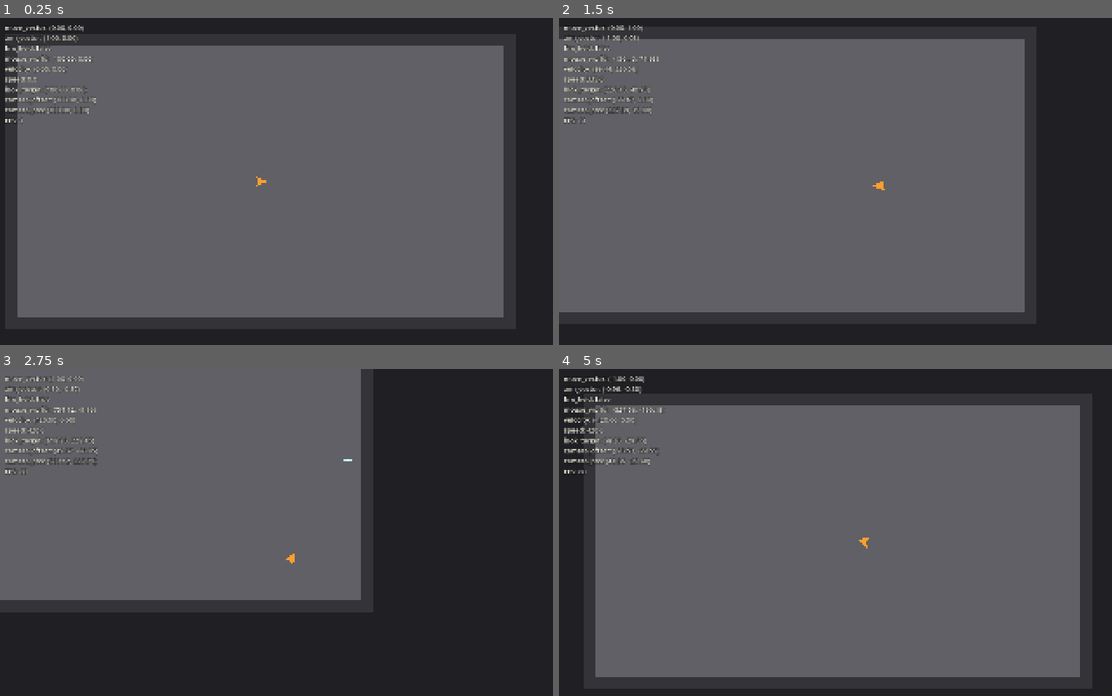
Above: before the commit, frames 1-4 (two rows, left to right).
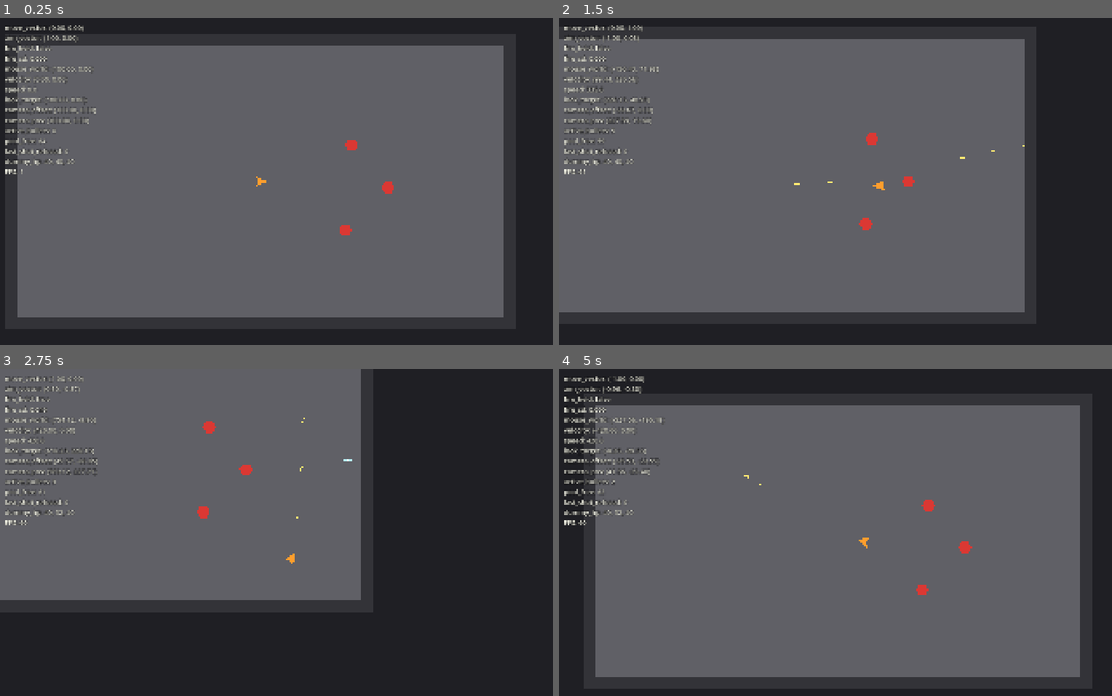
Above: after the commit, the same moments.

Repository: ZhiH2333/WPG
Game: Godot game, scene res://sandbox/combat_sandbox.tscn
Same seed, same stepped clock (60 frames per second), same inputs: the game is played once before the commit and once after it.
Inputs (mouse positions are in pixels of both pictures, inside the frame that each line leads up to):
- Up to frame 1 (0.25 s): no input
- Up to frame 2 (1.5 s): tap Enter at 0.5 s; move the mouse to (979, 165) at 0.52 s; press the mouse at (979, 165) at 0.53 s; hold D (move_right) 0.53-1.28 s; move the mouse to (735, 197) at 1.27 s; release the mouse at (735, 197) at 1.28 s; hold S (move_down) from 1.28 s (still down); click (735, 197) at 1.35 s
- Up to frame 3 (2.75 s): move the mouse to (348, 460) at 2.02 s; release S (move_down) at 2.03 s; press the mouse at (348, 460) at 2.03 s; hold D (move_right) from 2.03 s (still down)
- Up to frame 4 (5 s): move the mouse to (818, 597) at 2.77 s; release D (move_right) at 2.78 s; release the mouse at (818, 597) at 2.78 s; hold W (move_up) 2.78-3.53 s; click (818, 597) at 2.85 s; move the mouse to (1023, 581) at 3.52 s; press the mouse at (1023, 581) at 3.53 s; hold A (move_left) from 3.53 s (still down); move the mouse to (675, 483) at 4.27 s; release the mouse at (675, 483) at 4.28 s; click (675, 483) at 4.35 s

The runs differ from the first frame. In frame 1, 1.3% of the frame differs, in the area x 0-72%, y 11-67%; in frame 2, 1.4%; in frame 3, 1.4%; in frame 4, 1.5%, in the area x 0-75%, y 11-70%.

Commit message:
:sparkles: shoot and enemy

Diff:
--- /dev/null
+++ b/combat/damage_number.gd
@@ -0,0 +1,24 @@
+extends Node2D
+class_name DamageNumber
+
+@export var duration_sec: float = 0.45
+@export var rise_pixels: float = 50.0
+
+var _age_sec: float = 0.0
+var _start_position: Vector2 = Vector2.ZERO
+
+@onready var _label: Label = $Label
+
+func play(amount: int, world_position: Vector2) -> void:
+	_start_position = world_position + Vector2(0.0, -12.0)
+	global_position = _start_position
+	_label.text = str(amount)
+	_age_sec = 0.0
+
+func _process(delta: float) -> void:
+	_age_sec += delta
+	var t: float = clampf(_age_sec / duration_sec, 0.0, 1.0)
+	global_position = _start_position + Vector2(0.0, -rise_pixels * t)
+	modulate.a = 1.0 - t
+	if _age_sec >= duration_sec:
+		queue_free()
--- /dev/null
+++ b/combat/damage_number.tscn
@@ -0,0 +1,20 @@
+[gd_scene load_steps=2 format=3]
+
+[ext_resource type="Script" path="res://combat/damage_number.gd" id="1_number"]
+
+[node name="DamageNumber" type="Node2D"]
+z_index = 40
+script = ExtResource("1_number")
+
+[node name="Label" type="Label" parent="."]
+offset_left = -24.0
+offset_top = -14.0
+offset_right = 24.0
+offset_bottom = 14.0
+mouse_filter = 2
+theme_override_colors/font_color = Color(1, 0.92, 0.55, 1)
+theme_override_colors/font_outline_color = Color(0.08, 0.08, 0.1, 0.9)
+theme_override_constants/outline_size = 4
+horizontal_alignment = 1
+vertical_alignment = 1
+text = "0"
--- a/debug/debug_overlay.gd
+++ b/debug/debug_overlay.gd
@@ -4,6 +4,9 @@
 var _player: Player
 var _player_input: PlayerInput
 var _player_camera: PlayerCamera
+var _pistol: Pistol
+var _pool: ProjectilePool
+var _dummies: Array[DummyTarget] = []
 
 @onready var _label: Label = $Label
 
@@ -17,6 +20,15 @@
 func bind_player_camera(player_camera: PlayerCamera) -> void:
 	_player_camera = player_camera
 
+func bind_pistol(pistol: Pistol) -> void:
+	_pistol = pistol
+
+func bind_projectile_pool(pool: ProjectilePool) -> void:
+	_pool = pool
+
+func bind_dummies(dummies: Array[DummyTarget]) -> void:
+	_dummies = dummies
+
 func _process(_delta: float) -> void:
 	_refresh_label()
 
@@ -29,16 +41,21 @@
 func _compose_status_text() -> String:
 	var fps: int = Engine.get_frames_per_second()
 	var velocity: Vector2 = _read_velocity()
-	return "move_vector: %s\naim_vector: %s\nfire_held: %s\nmouse_world: %s\nvelocity: %s\nspeed: %.1f\nlook_target: %s\ncamera_offset: %s\ncamera_pos: %s\nFPS: %d" % [
+	return "move_vector: %s\naim_vector: %s\nfire_held: %s\nfire_cd: %.3f\nmouse_world: %s\nvelocity: %s\nspeed: %.1f\nlook_target: %s\ncamera_offset: %s\ncamera_pos: %s\nactive_bullets: %d\npool_free: %d\nlast_shot_refused: %d\ndummy_hp: %s\nFPS: %d" % [
 		_format_vector(_player_input.move_vector),
 		_format_vector(_player_input.aim_vector),
 		_player_input.fire_held,
+		_read_fire_cooldown(),
 		_format_vector(_player_input.mouse_world_position),
 		_format_vector(velocity),
 		velocity.length(),
 		_format_vector(_read_look_target()),
 		_format_vector(_read_camera_offset()),
 		_format_vector(_read_camera_position()),
+		_read_active_bullets(),
+		_read_pool_free(),
+		_read_refused(),
+		_format_dummy_hp(),
 		fps,
 	]
 
@@ -62,5 +79,33 @@
 		return Vector2.ZERO
 	return _player_camera.global_position
 
+func _read_fire_cooldown() -> float:
+	if _pistol == null:
+		return 0.0
+	return _pistol.get_cooldown_remaining_sec()
+
+func _read_active_bullets() -> int:
+	if _pool == null:
+		return 0
+	return _pool.get_active_count()
+
+func _read_pool_free() -> int:
+	if _pool == null:
+		return 0
+	return _pool.get_free_count()
+
+func _read_refused() -> int:
+	if _pistol == null:
+		return 0
+	return _pistol.get_refused_count()
+
+func _format_dummy_hp() -> String:
+	if _dummies.is_empty():
+		return "-"
+	var parts: PackedStringArray = PackedStringArray()
+	for dummy: DummyTarget in _dummies:
+		parts.append(str(dummy.get_hp()))
+	return ", ".join(parts)
+
 func _format_vector(value: Vector2) -> String:
 	return "(%.2f, %.2f)" % [value.x, value.y]
--- /dev/null
+++ b/enemies/dummy_target.gd
@@ -0,0 +1,61 @@
+extends StaticBody2D
+class_name DummyTarget
+
+const DAMAGE_NUMBER_SCENE: PackedScene = preload("res://combat/damage_number.tscn")
+const FLASH_DURATION_SEC: float = 0.1
+const ALIVE_COLOR: Color = Color(0.86, 0.22, 0.2, 1)
+const DEAD_COLOR: Color = Color(0.42, 0.42, 0.44, 1)
+
+@export var max_hp: int = 40
+
+var _hp: int = 40
+var _defeated: bool = false
+var _flash_left_sec: float = 0.0
+
+@onready var _visual: Polygon2D = $Visual
+
+func _ready() -> void:
+	collision_layer = GameCollisionLayers.MASK_ENEMY
+	collision_mask = GameCollisionLayers.MASK_NONE
+	_hp = max_hp
+	_visual.color = ALIVE_COLOR
+
+func get_hp() -> int:
+	return _hp
+
+func is_defeated() -> bool:
+	return _defeated
+
+func apply_damage(amount: int, hit_position: Vector2) -> void:
+	if _defeated:
+		return
+	_hp = maxi(0, _hp - amount)
+	_spawn_damage_number(amount, hit_position)
+	_start_flash()
+	if _hp <= 0:
+		_defeat()
+
+func _process(delta: float) -> void:
+	if _flash_left_sec <= 0.0:
+		return
+	_flash_left_sec -= delta
+	if _flash_left_sec <= 0.0:
+		_restore_color()
+
+func _start_flash() -> void:
+	_flash_left_sec = FLASH_DURATION_SEC
+	_visual.modulate = Color(2.2, 2.2, 2.2, 1)
+
+func _restore_color() -> void:
+	_visual.modulate = Color.WHITE
+	if _defeated:
+		_visual.color = DEAD_COLOR
+
+func _defeat() -> void:
+	_defeated = true
+	collision_layer = GameCollisionLayers.MASK_NONE
+
+func _spawn_damage_number(amount: int, hit_position: Vector2) -> void:
+	var number: DamageNumber = DAMAGE_NUMBER_SCENE.instantiate() as DamageNumber
+	get_parent().add_child(number)
+	number.play(amount, hit_position)
--- /dev/null
+++ b/enemies/dummy_target.tscn
@@ -0,0 +1,18 @@
+[gd_scene load_steps=3 format=3]
+
+[ext_resource type="Script" path="res://enemies/dummy_target.gd" id="1_dummy"]
+
+[sub_resource type="CircleShape2D" id="CircleShape2D_dummy"]
+radius = 22.0
+
+[node name="DummyTarget" type="StaticBody2D"]
+collision_layer = 2
+collision_mask = 0
+script = ExtResource("1_dummy")
+
+[node name="CollisionShape2D" type="CollisionShape2D" parent="."]
+shape = SubResource("CircleShape2D_dummy")
+
+[node name="Visual" type="Polygon2D" parent="."]
+color = Color(0.86, 0.22, 0.2, 1)
+polygon = PackedVector2Array(22, 0, 11, 19, -11, 19, -22, 0, -11, -19, 11, -19)
--- a/player/player.gd
+++ b/player/player.gd
@@ -1,18 +1,30 @@
-## 加速度移动 + 瞄准朝向。根节点不旋转；Visual 只跟 aim_vector。相机不写在 Player 里。
+## 加速度移动 + 瞄准朝向。枪口在 Visual 上；开火逻辑在 Pistol，不写在本脚本。
 extends CharacterBody2D
 class_name Player
 
 @onready var _player_input: PlayerInput = $PlayerInput
 @onready var _player_motor: PlayerMotor = $PlayerMotor
 @onready var _visual: Node2D = $Visual
+@onready var _muzzle: Marker2D = $Visual/Muzzle
+@onready var _pistol: Pistol = $Pistol
 
 func _ready() -> void:
 	motion_mode = MOTION_MODE_FLOATING
 	collision_layer = GameCollisionLayers.MASK_PLAYER
 	collision_mask = GameCollisionLayers.MASK_WALL
+	_pistol.bind_player_input(_player_input)
 
 func get_player_input() -> PlayerInput:
 	return _player_input
+
+func get_pistol() -> Pistol:
+	return _pistol
+
+func get_muzzle_global_position() -> Vector2:
+	return _muzzle.global_position
+
+func bind_projectile_pool(pool: ProjectilePool) -> void:
+	_pistol.bind_projectile_pool(pool)
 
 func _process(_delta: float) -> void:
 	_face_aim()
--- a/player/player.tscn
+++ b/player/player.tscn
@@ -1,8 +1,9 @@
-[gd_scene load_steps=4 format=3]
+[gd_scene load_steps=5 format=3]
 
 [ext_resource type="Script" path="res://player/player.gd" id="1_player"]
 [ext_resource type="Script" path="res://player/player_input.gd" id="2_input"]
 [ext_resource type="Script" path="res://player/player_motor.gd" id="3_motor"]
+[ext_resource type="Script" path="res://weapons/pistol.gd" id="4_pistol"]
 
 [sub_resource type="CircleShape2D" id="CircleShape2D_body"]
 radius = 20.0
@@ -20,8 +21,14 @@
 color = Color(1, 0.62, 0.18, 1)
 polygon = PackedVector2Array(24, 0, -16, -18, -8, 0, -16, 18)
 
+[node name="Muzzle" type="Marker2D" parent="Visual"]
+position = Vector2(28, 0)
+
 [node name="PlayerInput" type="Node" parent="."]
 script = ExtResource("2_input")
 
 [node name="PlayerMotor" type="Node" parent="."]
 script = ExtResource("3_motor")
+
+[node name="Pistol" type="Node" parent="."]
+script = ExtResource("4_pistol")
--- a/sandbox/combat_sandbox.gd
+++ b/sandbox/combat_sandbox.gd
@@ -1,5 +1,8 @@
 extends Node2D
 class_name CombatSandbox
+
+const PROJECTILE_SCENE: PackedScene = preload("res://weapons/projectile.tscn")
+const POOL_CAPACITY: int = 64
 
 ## 只有鼠标在窗口内且窗口有焦点时才藏系统光标，避免出窗后桌面丢指针。
 var _mouse_inside_window: bool = true
@@ -9,6 +12,8 @@
 @onready var _player_camera: PlayerCamera = $PlayerCamera
 @onready var _aim_reticle: AimReticle = $AimReticle
 @onready var _debug_overlay: DebugOverlay = $DebugOverlay
+@onready var _projectiles: ProjectilePool = $Projectiles
+@onready var _dummy_targets: Node2D = $DummyTargets
 
 func _ready() -> void:
 	_apply_wall_layers()
@@ -21,10 +26,23 @@
 
 func _bind_runtime() -> void:
 	var player_input: PlayerInput = _player.get_player_input()
+	_projectiles.setup(_projectiles, PROJECTILE_SCENE, POOL_CAPACITY)
+	_player.bind_projectile_pool(_projectiles)
 	_player_camera.bind_player(_player)
 	_aim_reticle.bind_player_input(player_input)
 	_debug_overlay.bind_player(_player)
 	_debug_overlay.bind_player_camera(_player_camera)
+	_debug_overlay.bind_pistol(_player.get_pistol())
+	_debug_overlay.bind_projectile_pool(_projectiles)
+	_debug_overlay.bind_dummies(_collect_dummies())
+
+func _collect_dummies() -> Array[DummyTarget]:
+	var dummies: Array[DummyTarget] = []
+	for child: Node in _dummy_targets.get_children():
+		var dummy: DummyTarget = child as DummyTarget
+		if dummy != null:
+			dummies.append(dummy)
+	return dummies
 
 func _bind_window_cursor() -> void:
 	var window: Window = get_window()
--- a/sandbox/combat_sandbox.tscn
+++ b/sandbox/combat_sandbox.tscn
@@ -1,10 +1,12 @@
-[gd_scene load_steps=7 format=3]
+[gd_scene load_steps=9 format=3]
 
 [ext_resource type="Script" path="res://sandbox/combat_sandbox.gd" id="1_sandbox"]
 [ext_resource type="PackedScene" path="res://player/player.tscn" id="2_player"]
 [ext_resource type="PackedScene" path="res://debug/debug_overlay.tscn" id="3_debug"]
 [ext_resource type="PackedScene" path="res://camera/player_camera.tscn" id="4_camera"]
 [ext_resource type="PackedScene" path="res://camera/aim_reticle.tscn" id="5_reticle"]
+[ext_resource type="Script" path="res://weapons/projectile_pool.gd" id="6_pool"]
+[ext_resource type="PackedScene" path="res://enemies/dummy_target.tscn" id="7_dummy"]
 
 [sub_resource type="RectangleShape2D" id="RectangleShape2D_hwall"]
 size = Vector2(1680, 40)
@@ -69,6 +71,20 @@
 color = Color(0.2, 0.2, 0.22, 1)
 polygon = PackedVector2Array(-20, -490, 20, -490, 20, 490, -20, 490)
 
+[node name="DummyTargets" type="Node2D" parent="."]
+
+[node name="DummyTarget1" parent="DummyTargets" instance=ExtResource("7_dummy")]
+position = Vector2(300, -120)
+
+[node name="DummyTarget2" parent="DummyTargets" instance=ExtResource("7_dummy")]
+position = Vector2(420, 20)
+
+[node name="DummyTarget3" parent="DummyTargets" instance=ExtResource("7_dummy")]
+position = Vector2(280, 160)
+
+[node name="Projectiles" type="Node2D" parent="."]
+script = ExtResource("6_pool")
+
 [node name="Player" parent="." instance=ExtResource("2_player")]
 
 [node name="PlayerCamera" parent="." instance=ExtResource("4_camera")]
--- /dev/null
+++ b/weapons/pistol.gd
@@ -0,0 +1,79 @@
+extends Node
+class_name Pistol
+
+## 射速间隔，秒。用时间戳开火，不用 Timer 节点。
+@export var fire_interval: float = 0.18
+## 弹速，像素/秒。
+@export var projectile_speed: float = 980.0
+## 单发伤害。准、快、伤害低。
+@export var damage: int = 8
+## 子弹存活秒数。
+@export var lifetime: float = 0.9
+
+var _player_input: PlayerInput
+var _pool: ProjectilePool
+var _player: Player
+var _next_fire_at_msec: int = 0
+var _shot_refused_count: int = 0
+
+func _ready() -> void:
+	_player = get_parent() as Player
+
+func bind_player_input(player_input: PlayerInput) -> void:
+	_player_input = player_input
+
+func bind_projectile_pool(pool: ProjectilePool) -> void:
+	_pool = pool
+
+func get_cooldown_remaining_sec() -> float:
+	var remaining_msec: int = maxi(0, _next_fire_at_msec - Time.get_ticks_msec())
+	return float(remaining_msec) / 1000.0
+
+func get_refused_count() -> int:
+	return _shot_refused_count
+
+func _process(_delta: float) -> void:
+	_ensure_player_input()
+	_tick_fire()
+
+func _ensure_player_input() -> void:
+	if _player_input != null:
+		return
+	if _player == null:
+		_player = get_parent() as Player
+	if _player != null:
+		bind_player_input(_player.get_player_input())
+
+func _tick_fire() -> void:
+	var now_msec: int = Time.get_ticks_msec()
+	if _player_input == null or _pool == null or _player == null:
+		return
+	if not _player_input.fire_held:
+		_next_fire_at_msec = mini(_next_fire_at_msec, now_msec)
+		return
+	if now_msec < _next_fire_at_msec:
+		return
+	_try_fire()
+	_next_fire_at_msec = now_msec + _get_fire_interval_msec()
+
+func _try_fire() -> void:
+	var projectile: Projectile = _pool.acquire()
+	if projectile == null:
+		_shot_refused_count += 1
+		return
+	var direction: Vector2 = _resolve_aim_direction()
+	projectile.reset(
+		_player.get_muzzle_global_position(),
+		direction * projectile_speed,
+		damage,
+		lifetime
+	)
+
+func _resolve_aim_direction() -> Vector2:
+	var aim: Vector2 = _player_input.aim_vector
+	if aim.is_zero_approx():
+		return Vector2.RIGHT
+	return aim.normalized()
+
+func _get_fire_interval_msec() -> int:
+	return maxi(1, int(round(fire_interval * 1000.0)))
--- /dev/null
+++ b/weapons/projectile.gd
@@ -0,0 +1,86 @@
+extends Area2D
+class_name Projectile
+
+## 地板 ±800×±450，出界再给 80px 余量，避免擦边瞬消失。
+const WORLD_BOUNDS := Rect2(Vector2(-880.0, -530.0), Vector2(1760.0, 1060.0))
+
+var _pool: ProjectilePool
+var _in_flight: bool = false
+var _velocity: Vector2 = Vector2.ZERO
+var _damage: int = 0
+var _lifetime_sec: float = 0.9
+var _age_sec: float = 0.0
+var _last_global_position: Vector2 = Vector2.ZERO
+
+func _ready() -> void:
+	collision_layer = GameCollisionLayers.MASK_PLAYER_BULLET
+	collision_mask = GameCollisionLayers.MASK_ENEMY | GameCollisionLayers.MASK_WALL
+	body_entered.connect(_on_body_entered)
+	area_entered.connect(_on_area_entered)
+	park()
+
+func bind_pool(pool: ProjectilePool) -> void:
+	_pool = pool
+
+func is_parked() -> bool:
+	return not _in_flight
+
+func reset(spawn_position: Vector2, flight_velocity: Vector2, damage: int, lifetime_sec: float) -> void:
+	_in_flight = true
+	_damage = damage
+	_lifetime_sec = lifetime_sec
+	_age_sec = 0.0
+	_velocity = flight_velocity
+	global_position = spawn_position
+	_last_global_position = spawn_position
+	rotation = flight_velocity.angle()
+	visible = true
+	monitorable = true
+	monitoring = true
+	set_physics_process(true)
+
+func park() -> void:
+	_in_flight = false
+	_velocity = Vector2.ZERO
+	_age_sec = 0.0
+	visible = false
+	monitoring = false
+	monitorable = false
+	set_physics_process(false)
+
+func _physics_process(delta: float) -> void:
+	if not _in_flight:
+		return
+	_last_global_position = global_position
+	global_position += _velocity * delta
+	_age_sec += delta
+	if _age_sec >= _lifetime_sec:
+		_request_release()
+		return
+	if not WORLD_BOUNDS.has_point(global_position):
+		_request_release()
+
+func _on_body_entered(body: Node) -> void:
+	_handle_hit(body)
+
+func _on_area_entered(area: Area2D) -> void:
+	_handle_hit(area)
+
+func _handle_hit(hit: Node) -> void:
+	if not _in_flight:
+		return
+	global_position = _last_global_position
+	var dummy: DummyTarget = hit as DummyTarget
+	if dummy != null:
+		dummy.apply_damage(_damage, global_position)
+	_request_release()
+
+func _request_release() -> void:
+	if not _in_flight or _pool == null:
+		return
+	_in_flight = false
+	_velocity = Vector2.ZERO
+	set_physics_process(false)
+	visible = false
+	set_deferred("monitoring", false)
+	_pool.call_deferred("release", self)
--- /dev/null
+++ b/weapons/projectile.tscn
@@ -0,0 +1,20 @@
+[gd_scene load_steps=3 format=3]
+
+[ext_resource type="Script" path="res://weapons/projectile.gd" id="1_projectile"]
+
+[sub_resource type="CircleShape2D" id="CircleShape2D_bullet"]
+radius = 5.0
+
+[node name="Projectile" type="Area2D"]
+collision_layer = 4
+collision_mask = 18
+monitoring = false
+monitorable = false
+script = ExtResource("1_projectile")
+
+[node name="CollisionShape2D" type="CollisionShape2D" parent="."]
+shape = SubResource("CircleShape2D_bullet")
+
+[node name="Visual" type="Polygon2D" parent="."]
+color = Color(1, 0.92, 0.45, 1)
+polygon = PackedVector2Array(10, 0, -6, -4, -6, 4)
--- /dev/null
+++ b/weapons/projectile_pool.gd
@@ -0,0 +1,40 @@
+extends Node2D
+class_name ProjectilePool
+
+## 本局弹池，挂在 CombatSandbox/Projectiles 上。禁止 Autoload，禁止打满时删天上的弹。
+var _capacity: int = 0
+var _free: Array[Projectile] = []
+
+func setup(parent: Node, scene: PackedScene, capacity: int) -> void:
+	_capacity = capacity
+	_free.clear()
+	for _i: int in capacity:
+		var projectile: Projectile = scene.instantiate() as Projectile
+		parent.add_child(projectile)
+		projectile.bind_pool(self)
+		projectile.park()
+		_free.append(projectile)
+
+func acquire() -> Projectile:
+	if _free.is_empty():
+		return null
+	return _free.pop_back()
+
+func release(projectile: Projectile) -> void:
+	if projectile == null:
+		return
+	if _free.has(projectile):
+		return
+	projectile.park()
+	if projectile.get_parent() != self:
+		projectile.reparent(self)
+	_free.append(projectile)
+
+func get_capacity() -> int:
+	return _capacity
+
+func get_free_count() -> int:
+	return _free.size()
+
+func get_active_count() -> int:
+	return _capacity - _free.size()
Not shown, added: combat/damage_number.gd.uid
Not shown, added: enemies/dummy_target.gd.uid
Not shown, added: weapons/pistol.gd.uid
Not shown, added: weapons/projectile.gd.uid
Not shown, added: weapons/projectile_pool.gd.uid
